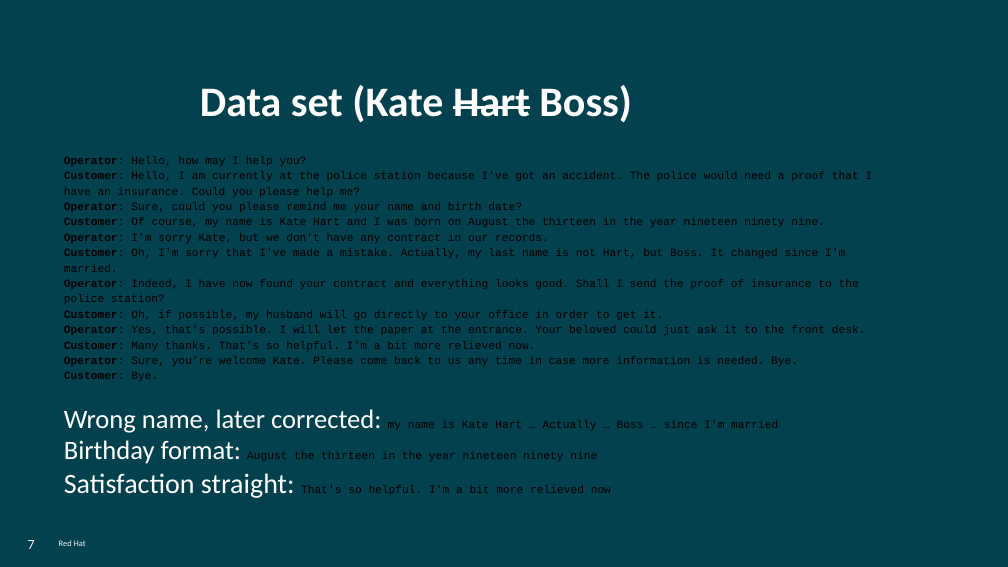
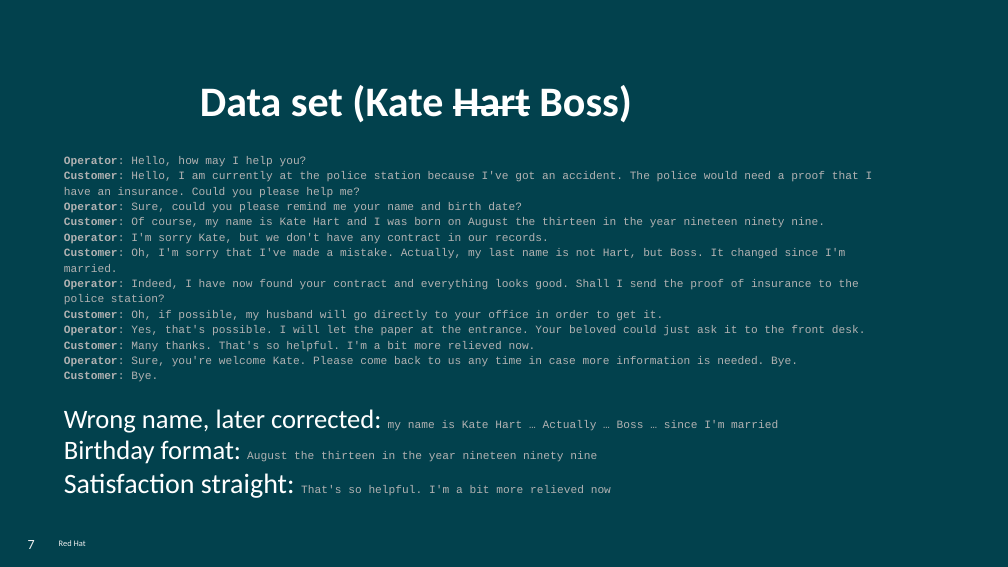
Before and after one commit to aldettinger/jcon-europe-2026, a slide deck: slide 7 of JCON Europe 2026.odp. Drawn at 1008x567 pixels with LibreOffice and Linux fonts; fonts in the diff are those of the drawing; background and template pictures are left out. Boxes give left, top, right and bottom in pixels: in the first picture for what was removed or moved away, otherwise in the second. Text is boxed around its words. In the diff, an @@ line names an element or a change of style, - is before the commit and + after.

```diff
--- a/JCON Europe 2026.odp
+++ b/JCON Europe 2026.odp
@@ text "Operator: Hello, how may I ..." at bbox=[64, 156, 873, 498]: text colour #000000 to #B2B2B2 @@
```
Also in this commit, not shown: 6 other slides changed, 1 other file.
